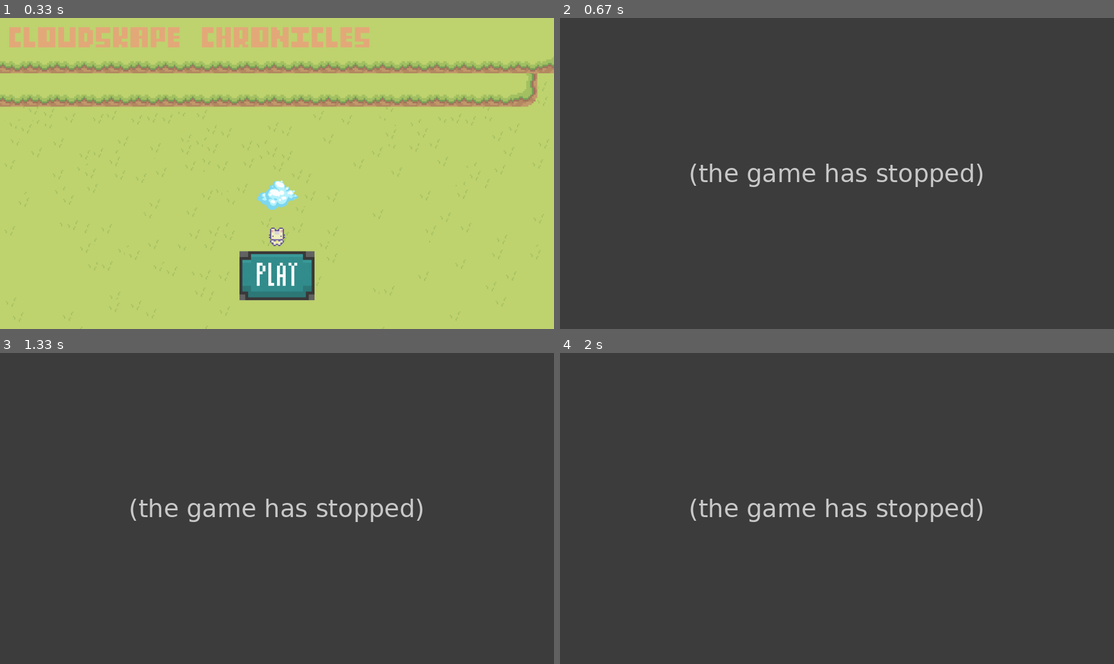
Above: before the commit, frames 1-4 (two rows, left to right).
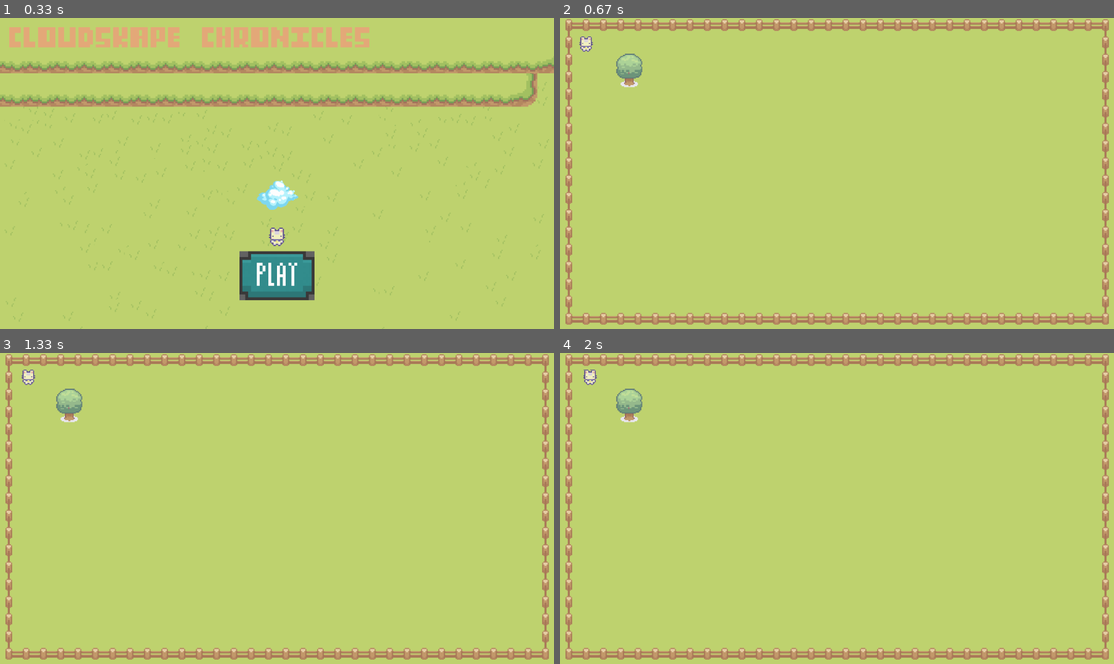
Above: after the commit, the same moments.

Repository: ColanWorstellProgramming/Let_The_PyGames_Begin
Game: pygame game, started from main.py
Two runs of this game, one before a commit and one after it. Both use one fixed random seed, a clock stepped at 60 frames per second and the inputs below.
Inputs (mouse positions are in pixels of both pictures, inside the frame that each line leads up to):
- Up to frame 1 (0.33 s): no input
- Up to frame 2 (0.67 s): click (837, 269) at 0.38 s
- Up to frame 3 (1.33 s): hold D 0.67-1.13 s; move the mouse to (254, 524) at 0.7 s; hold W from 1.17 s (still down)
- Up to frame 4 (2 s): release W at 1.47 s; hold D 1.5-1.97 s

Frame 1 is identical in both runs. In frame 2, 100% of the frame differs, in the area x 0-100%, y 0-100%; in frame 3, 100%; in frame 4, 100%.
Error before the commit: KeyError: 'F' (game.py line 70); the game stopped at 0.42 s (later frames are placeholders)

Commit message:
fixed mapreader

Diff:
--- a/game.py
+++ b/game.py
@@ -56,11 +56,8 @@
     def load_map(self, file_name):
         with open(file_name) as map_file:
             for line in map_file:
-                tiles = []
-                for i in range(0, len(line) - 1, 2):
-                    print(line[i])
-                    tiles.append(line[i])
-                self.map.append(tiles)
+                bytcodes = line.split()
+                self.map.append(bytcodes)
 
     def render_map(self, screen):
         y_pos = 0
